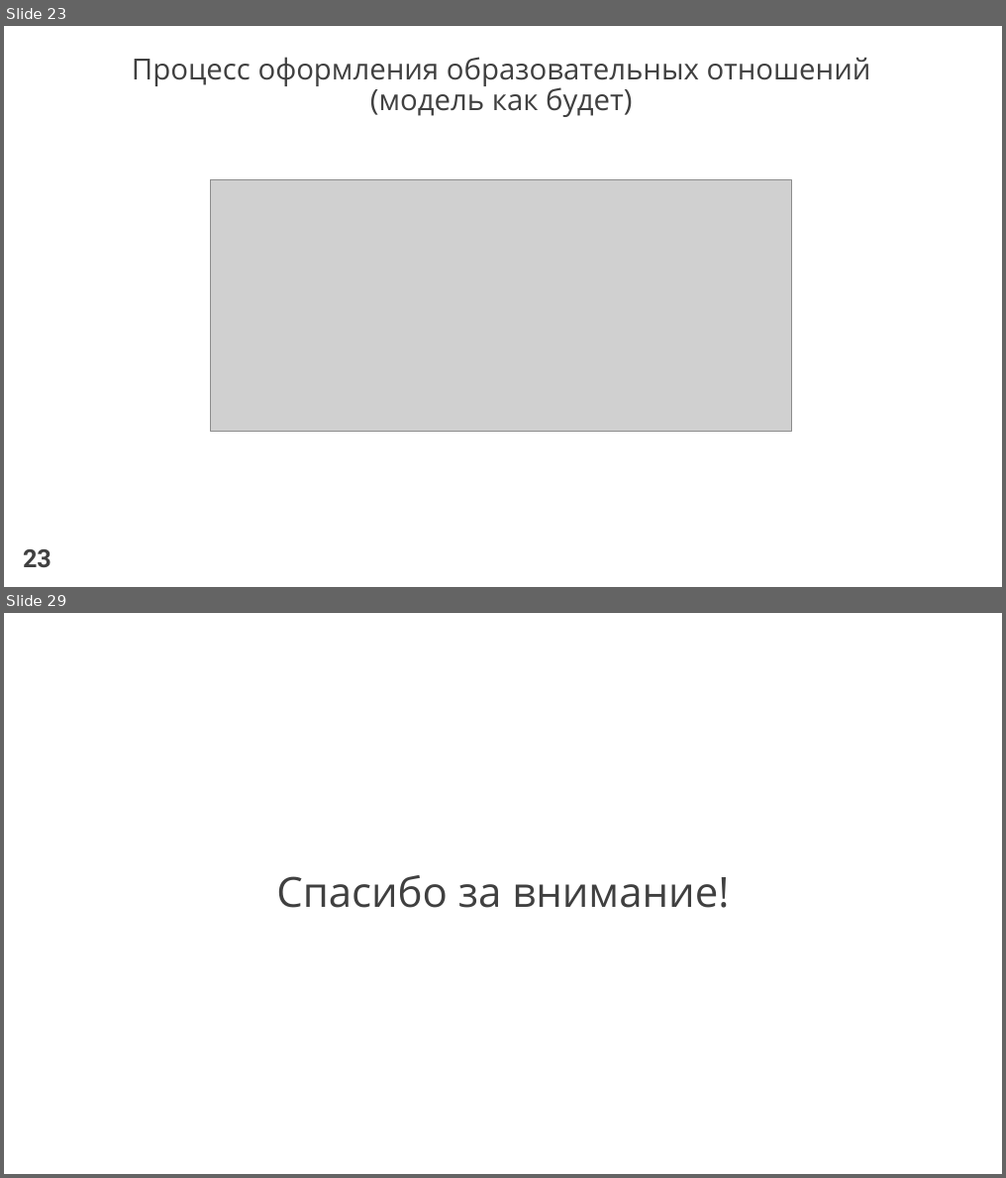
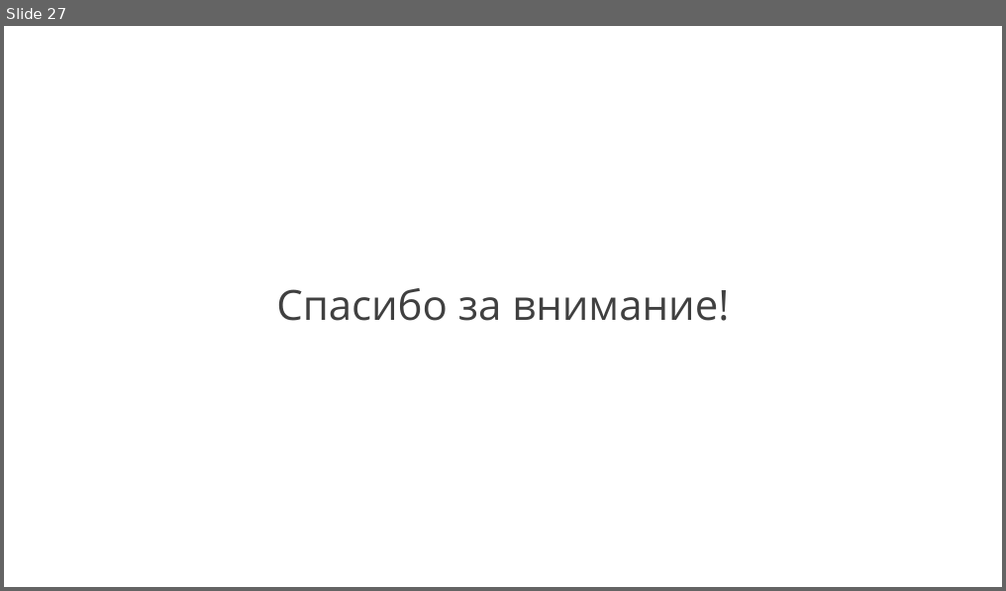
Before and after one commit to venera13/diploma, a slide deck: защита/защита, выступление/ЛобановаВА.pptx. Shown one above the other, each under a label of ours: slides 23 and 29 before the commit, slide 27 after it; the slides between them are not shown. The pictures are 1006x1178 and 1006x591 pixels, drawn with LibreOffice and Linux fonts; fonts in the diff are those of the drawing; grey boxes stand for pictures. Boxes give left, top, right and bottom in pixels: in the first picture for what was removed or moved away, otherwise in the second. Text is boxed around its words. In the diff, an @@ line names an element or a change of style, - is before the commit and + after.

```diff
--- a/защита/защита, выступление/ЛобановаВА.pptx
+++ b/защита/защита, выступление/ЛобановаВА.pptx
@@ slide 23 removed at [4,26,1002,587], background #FFFFFF @@
@@ title removed at [132,57,871,117] @@
-Процесс оформления образовательных отношений (модель как будет)
@@ picture removed at [211,180,792,431] @@
@@ text removed at [23,550,52,569] @@
-23
@@ what was slide 29 is now slide 27 @@
```
Also in this commit, not shown: 22 slides changed, 1 other slide removed, 1 other file.
